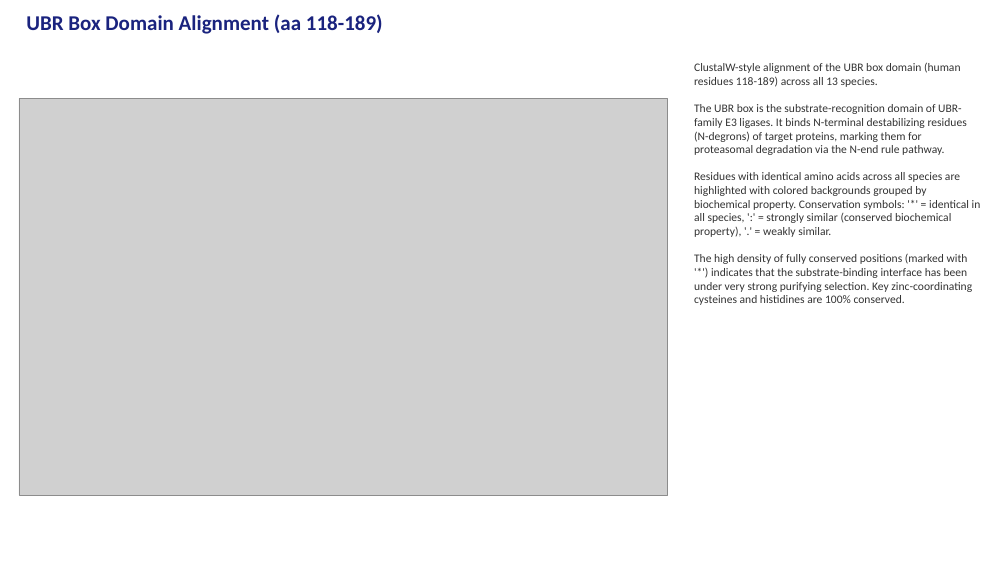
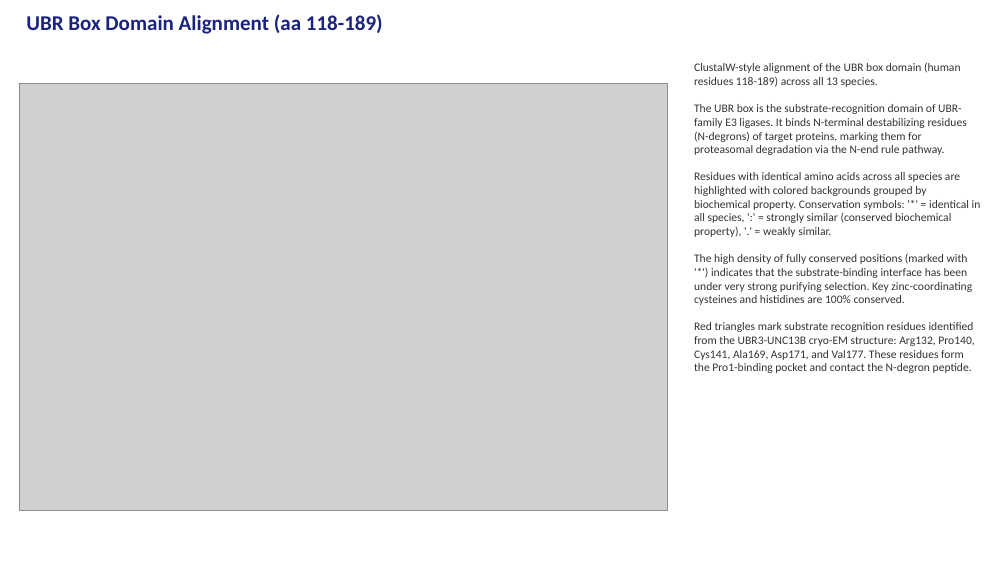
Before and after one commit to idobleicher/dianaMega, a slide deck: slide 17 of ubr3_alignment/UBR3_Analysis_Figures.pptx. Drawn at 1008x567 pixels with LibreOffice and Linux fonts; fonts in the diff are those of the drawing; grey boxes stand for pictures. Boxes give left, top, right and bottom in pixels: in the first picture for what was removed or moved away, otherwise in the second. Text is boxed around its words. In the diff, an @@ line names an element or a change of style, - is before the commit and + after.

```diff
--- a/ubr3_alignment/UBR3_Analysis_Figures.pptx
+++ b/ubr3_alignment/UBR3_Analysis_Figures.pptx
@@ picture: place and size @@
-picture at bbox=[19, 98, 668, 495]
+picture at bbox=[19, 83, 668, 510]
@@ text at bbox=[694, 322, 974, 373]: paragraph added @@
+Red triangles mark substrate recognition residues identified from the UBR3-UNC13B cryo-EM structure: Arg132, Pro140, Cys141, Ala169, Asp171, and Val177. These residues form the Pro1-binding pocket and contact the N-degron peptide.
```
Also in this commit, not shown: 7 other slides changed, 53 other files.
